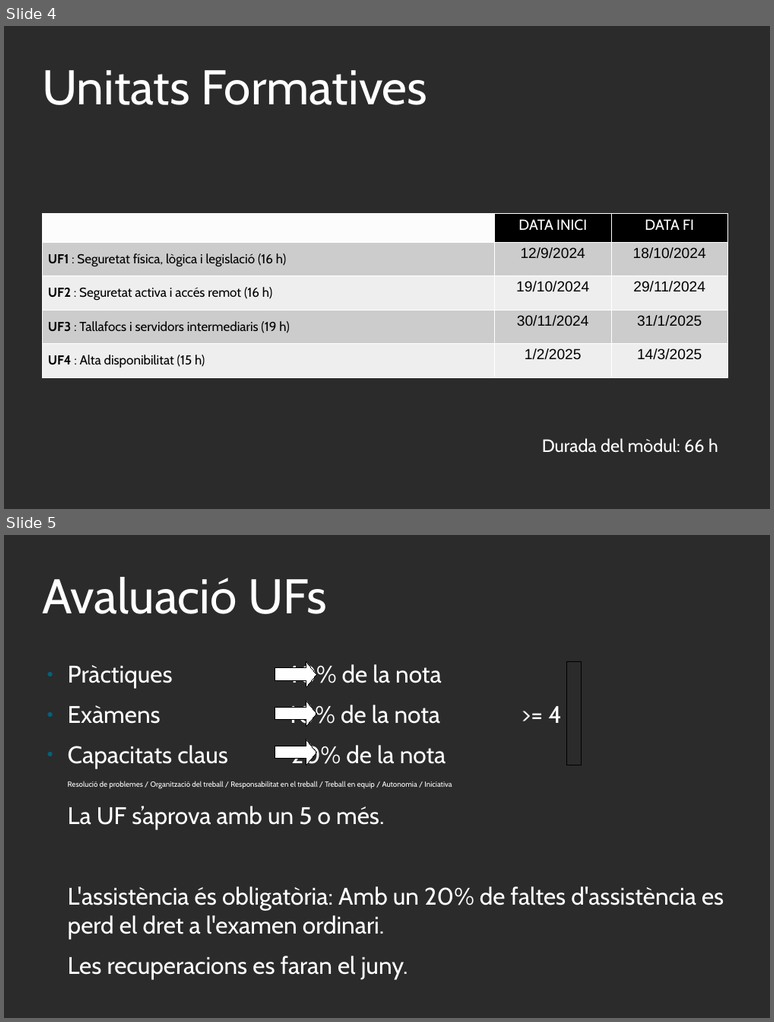
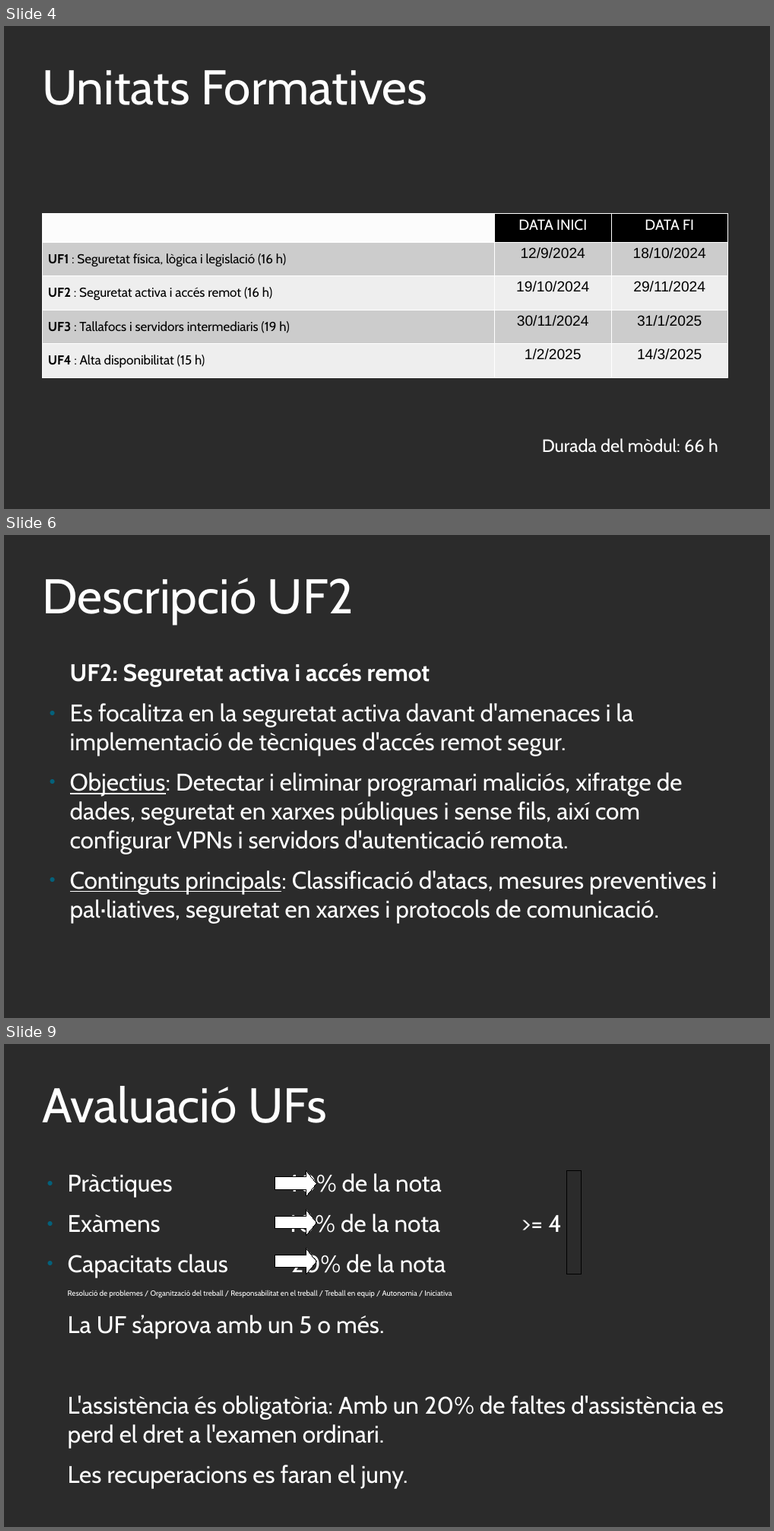
Before and after one commit to xbaubes/xbaubes, a slide deck: Presentacions/[ASIX-MP11] Seguretat i alta disponibilitat.odp. Shown one above the other, each under a label of ours: slides 4 and 5 before the commit, slides 4, 6 and 9 after it; the slides between them are not shown. The pictures are 774x1022 and 774x1531 pixels, drawn with LibreOffice and Linux fonts; fonts in the diff are those of the drawing; background and template pictures are left out; a plain dark background stands for a picture behind light text. Boxes give left, top, right and bottom in pixels: in the first picture for what was removed or moved away, otherwise in the second. Text is boxed around its words. In the diff, an @@ line names an element or a change of style, - is before the commit and + after.

```diff
--- a/Presentacions/[ASIX-MP11] Seguretat i alta disponibilitat.odp
+++ b/Presentacions/[ASIX-MP11] Seguretat i alta disponibilitat.odp
@@ slide 6 added at [4,535,770,1018], background picture (left out) @@
@@ title added at [42,578,354,625], 60 pt, text #FFFFFF @@
+Descripció UF2
@@ text added at [70,663,717,923], 29.6 pt, text #FFFFFF @@
+UF2: Seguretat activa i accés remot
+● Es focalitza en la seguretat activa davant d'amenaces i la implementació de tècniques d'accés remot segur.
+● Objectius: Detectar i eliminar programari maliciós, xifratge de dades, seguretat en xarxes públiques i sense fils, així com configurar VPNs i servidors d'autenticació remota.
+● Continguts principals: Classificació d'atacs, mesures preventives i pal·liatives, seguretat en xarxes i protocols de comunicació.
@@ what was slide 5 is now slide 9 @@
```
Also in this commit, not shown: 3 other slides added, 1 other file.
